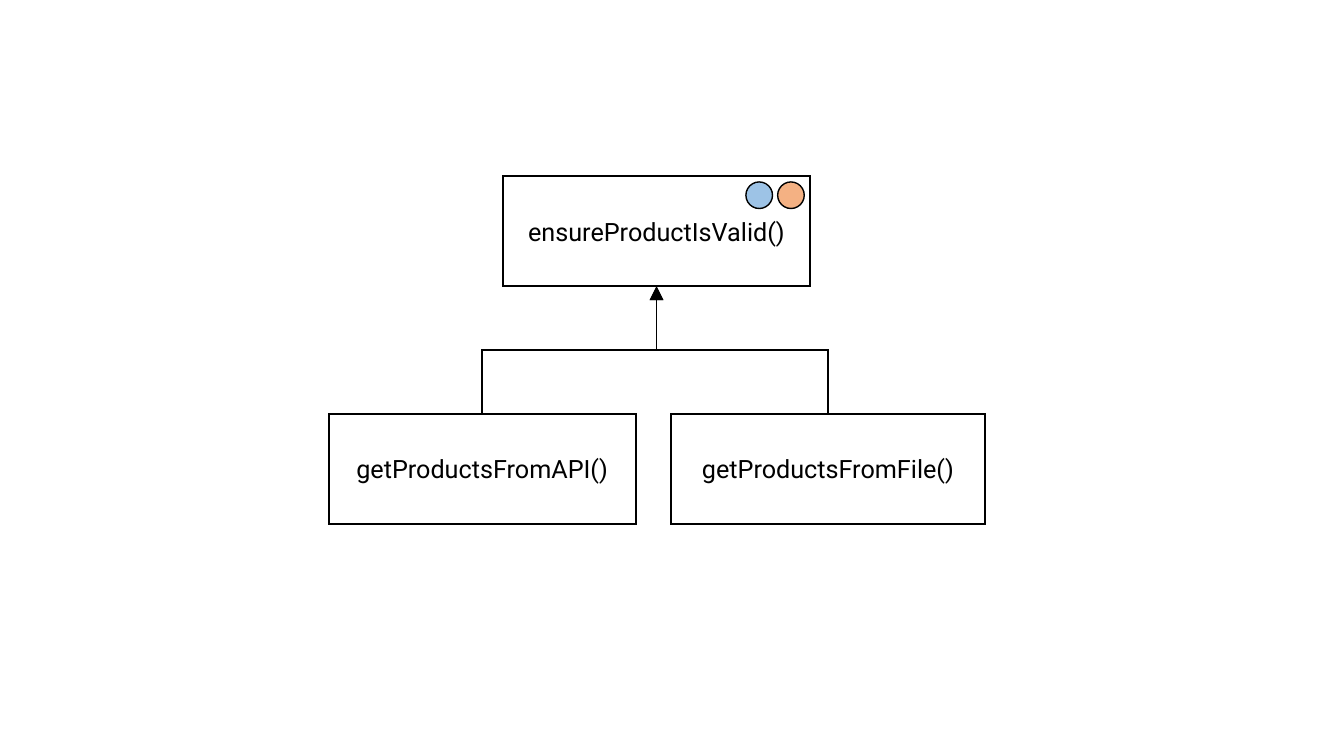
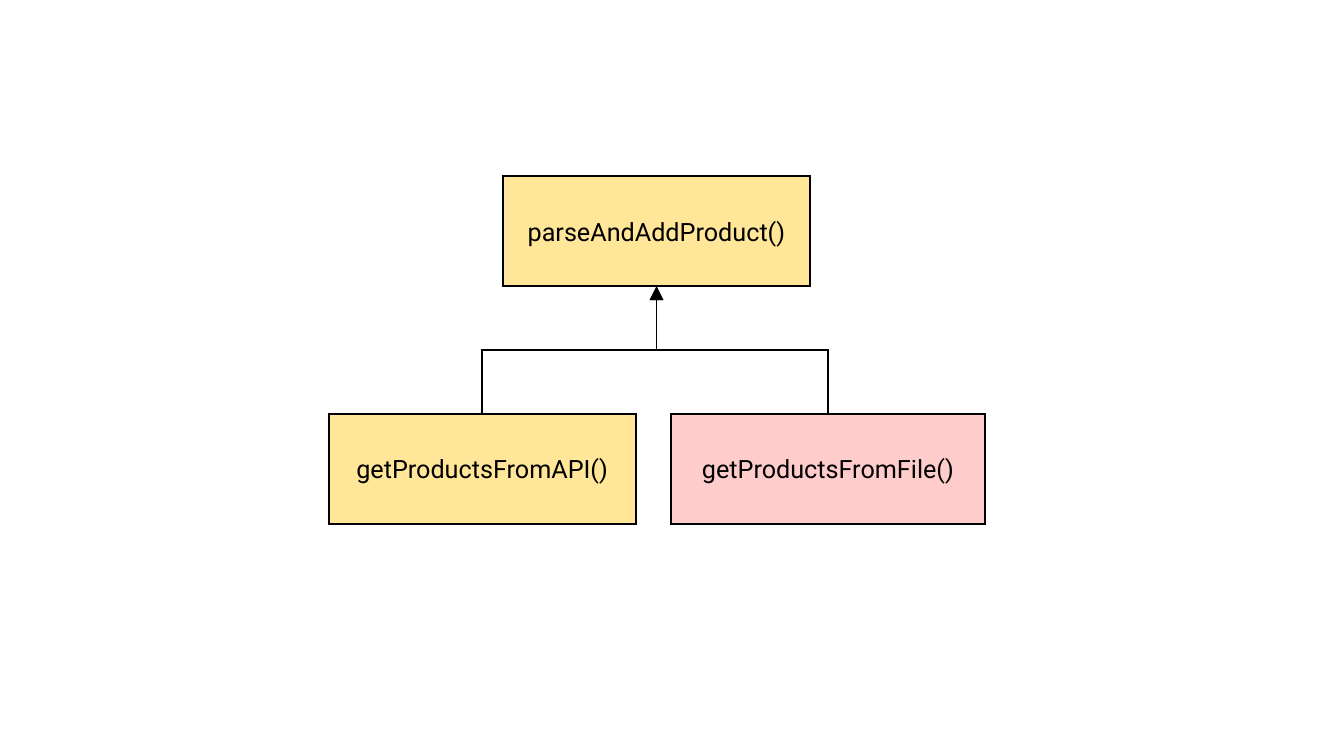
Before and after one commit to rkhaimov/brain-gym, a slide deck: slide 33 of clean/Презентация.pptx (slide 25 before the commit). Drawn at 1344x756 pixels with LibreOffice and Linux fonts; fonts in the diff are those of the drawing. Boxes give left, top, right and bottom in pixels: in the first picture for what was removed or moved away, otherwise in the second. Text is boxed around its words. In the diff, an @@ line names an element or a change of style, - is before the commit and + after.

```diff
--- a/clean/Презентация.pptx
+++ b/clean/Презентация.pptx
@@ rectangle "parseAndAddProduct()" at (503,176,810,286): fill #FFFFFF to #FFE699 @@
@@ ellipse removed at (746,182,772,209) @@
@@ ellipse removed at (778,182,805,209) @@
@@ text in rectangle at (528,221,785,247): text changed @@
-ensureProductIsValid()
+parseAndAddProduct()
@@ rectangle "getProductsFromAPI()" at (329,413,635,523): fill #FFFFFF to #FFE699 @@
@@ rectangle "getProductsFromFile()" at (671,413,985,523): fill #FFFFFF to #FFCCCC @@
```
Also in this commit, not shown: 13 other slides changed, 18 slides added, 7 slides removed, 47 other files.
